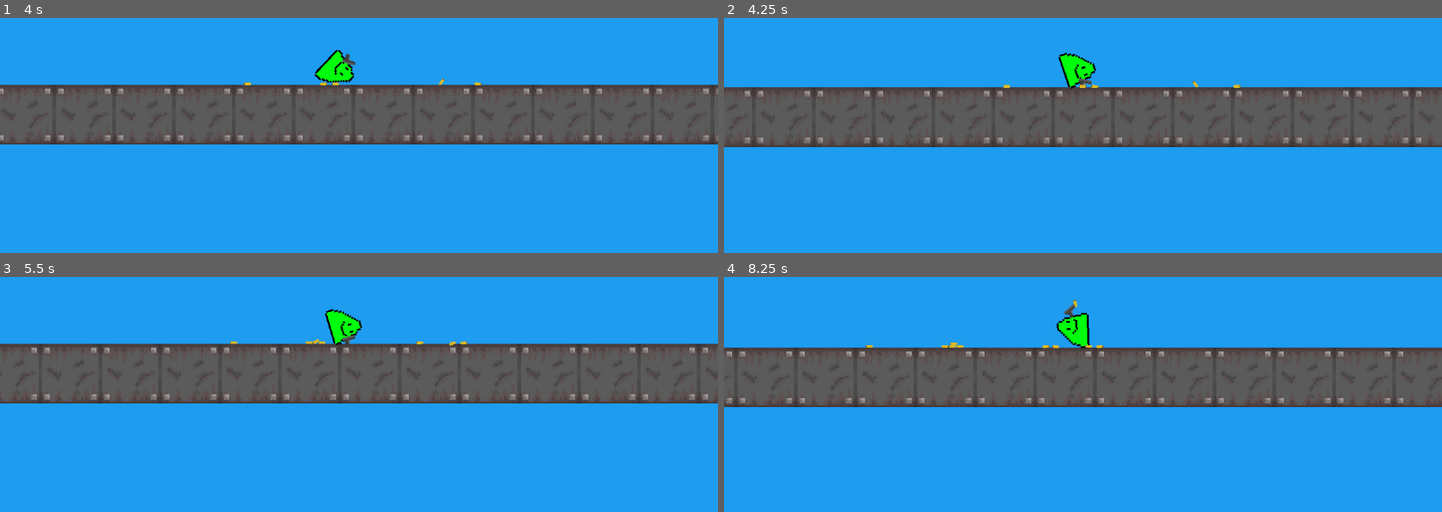
Above: before the commit, frames 1-4 (two rows, left to right).
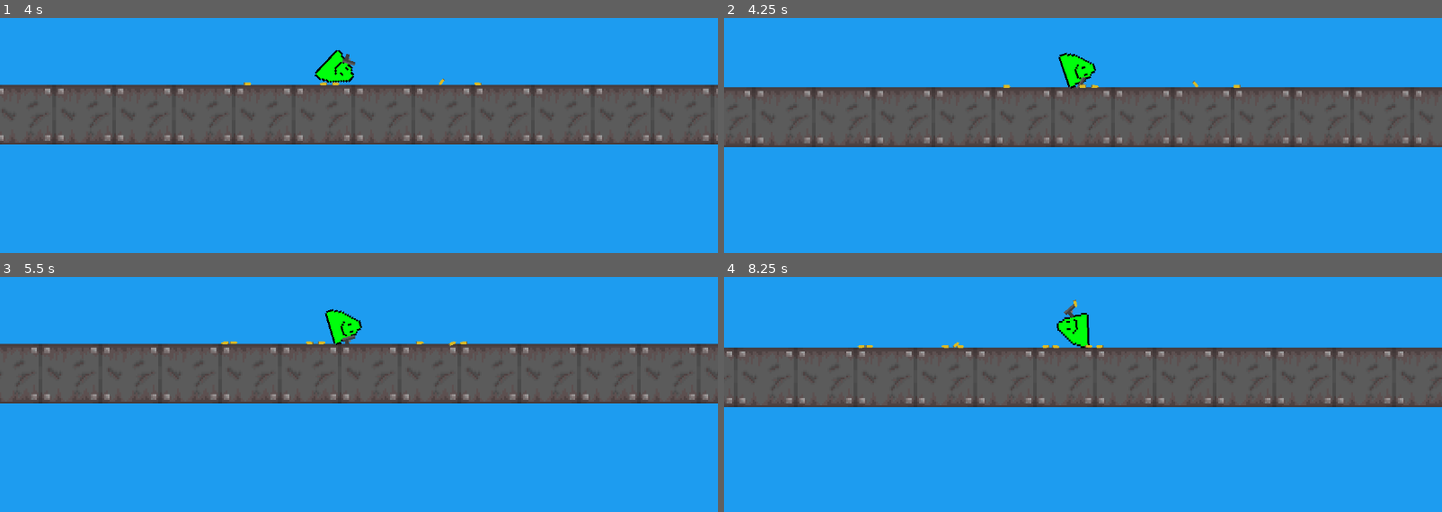
Above: after the commit, the same moments.

Repository: a0fefd/blobs-with-guns-remastered
Game: Godot game, scene res://scenes/levels/world.tscn
Two runs of this game, one before a commit and one after it. Both use one fixed random seed, a clock stepped at 60 frames per second and the inputs below.
Inputs (mouse positions are in pixels of both pictures, inside the frame that each line leads up to):
- Up to frame 1 (4 s): move the mouse to (516, 48) at 0.52 s; click (516, 48) at 0.6 s; move the mouse to (215, 88) at 1.27 s; click (215, 88) at 1.35 s; move the mouse to (outside the picture) at 2.02 s; click (outside the picture) at 2.1 s; move the mouse to (323, 149) at 2.77 s; click (323, 149) at 2.85 s; move the mouse to (574, 128) at 3.52 s; click (574, 128) at 3.6 s
- Up to frame 2 (4.25 s): tap R (reload) at 4.15 s
- Up to frame 3 (5.5 s): move the mouse to (outside the picture) at 4.27 s; click (outside the picture) at 4.35 s; move the mouse to (394, 328) at 5.02 s; click (394, 328) at 5.1 s
- Up to frame 4 (8.25 s): move the mouse to (outside the picture) at 5.77 s; click (outside the picture) at 5.85 s; move the mouse to (1240, 307) at 6.52 s; click (1240, 307) at 6.6 s; move the mouse to (939, 347) at 7.27 s; click (939, 347) at 7.35 s; move the mouse to (outside the picture) at 8.02 s; click (outside the picture) at 8.1 s

Frame 1 is identical in both runs. In frame 2, less than 0.1% of the frame differs, in the area x 49-52%, y 24-30%; in frame 3, less than 0.1%; in frame 4, less than 0.1%, in the area x 18-34%, y 27-31%.

Commit message:
Add reload animation

Diff:
--- a/scenes/guns/gun.tscn
+++ b/scenes/guns/gun.tscn
@@ -100,9 +100,26 @@
 "values": [true, false]
 }
 
+[sub_resource type="Animation" id="Animation_gatvx"]
+resource_name = "reload"
+length = 0.5
+tracks/0/type = "value"
+tracks/0/imported = false
+tracks/0/enabled = true
+tracks/0/path = NodePath(".:rotation")
+tracks/0/interp = 1
+tracks/0/loop_wrap = true
+tracks/0/keys = {
+"times": PackedFloat32Array(0, 0.5),
+"transitions": PackedFloat32Array(1, 1),
+"update": 0,
+"values": [0.0, -12.5664]
+}
+
 [sub_resource type="AnimationLibrary" id="AnimationLibrary_xhcu1"]
 _data = {
 "RESET": SubResource("Animation_3mqgm"),
+"reload": SubResource("Animation_gatvx"),
 "shoot": SubResource("Animation_3qays")
 }
 
--- a/scripts/gun.gd
+++ b/scripts/gun.gd
@@ -58,4 +58,5 @@
 
 
 func reload():
+	animation_player.play("reload")
 	ammo_in_mag = mag_size
Not shown: 1 places in scenes/guns/gun.tscn that only renumber resources
